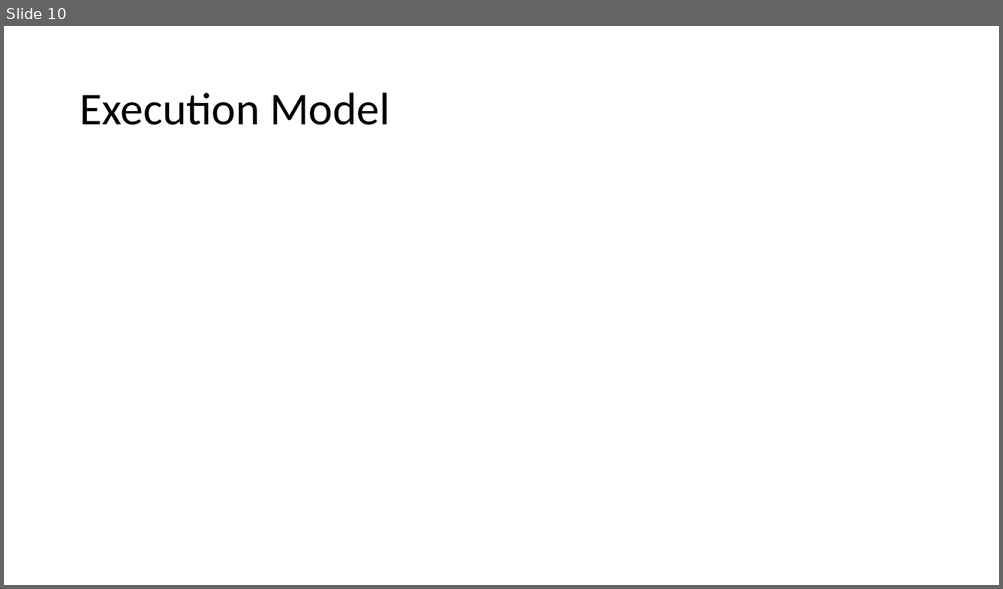
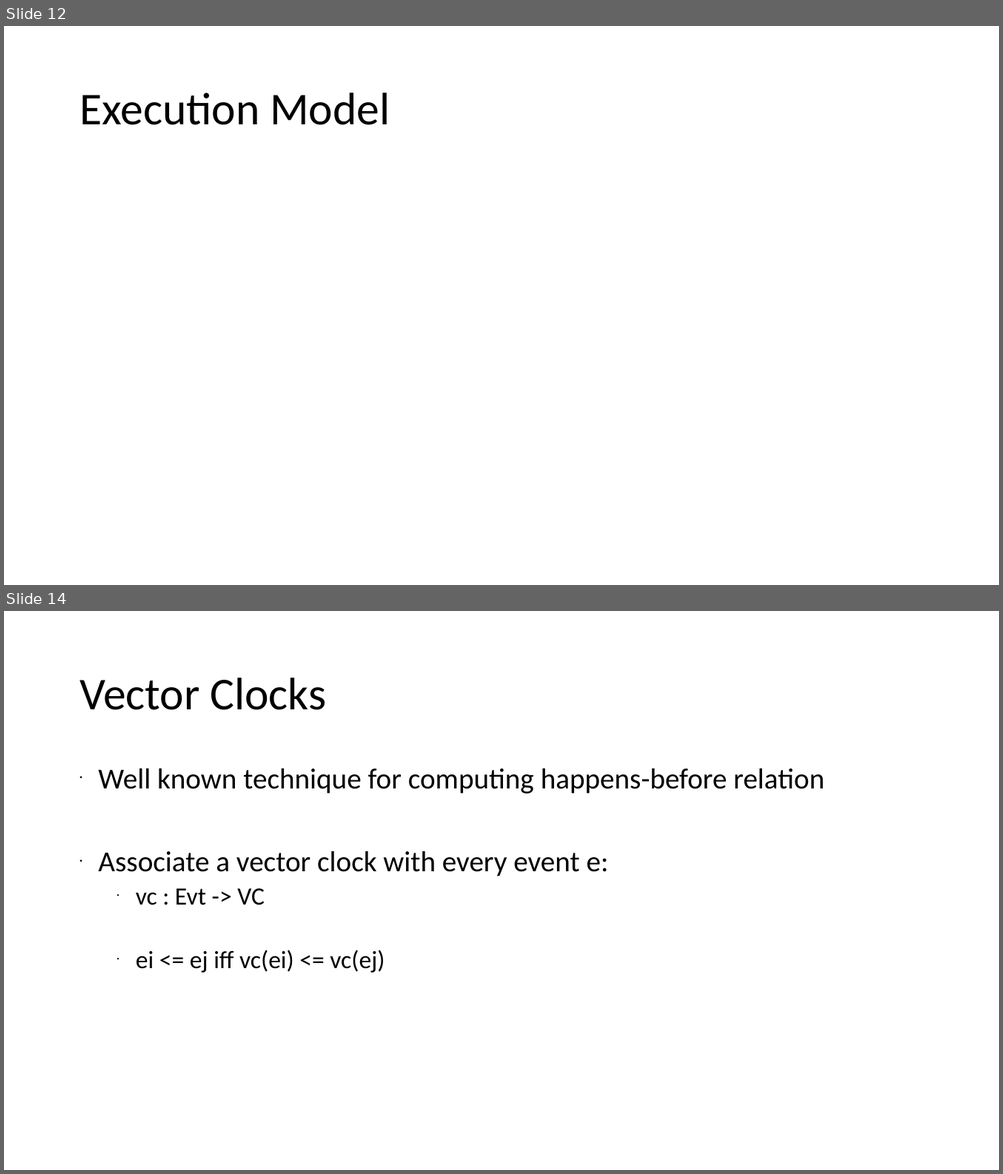
Before and after one commit to xiaohe27/Tasks, a slide deck: Slides/qual-presentation.ppt. Shown one above the other, each under a label of ours: slide 10 before the commit, slides 12 and 14 after it; the slides between them are not shown. The pictures are 1003x589 and 1003x1174 pixels, drawn with LibreOffice and Linux fonts; fonts in the diff are those of the drawing. Boxes give left, top, right and bottom in pixels: in the first picture for what was removed or moved away, otherwise in the second. Text is boxed around its words. In the diff, an @@ line names an element or a change of style, - is before the commit and + after.

```diff
--- a/Slides/qual-presentation.ppt
+++ b/Slides/qual-presentation.ppt
@@ slide 14 added at bbox=[4, 611, 999, 1170], background #FFFFFF @@
@@ title added at bbox=[79, 678, 327, 710], 44 pt, text #000000 @@
+Vector Clocks
@@ text added at bbox=[98, 768, 824, 973], 28 pt, text #000000 @@
+• Well known technique for computing happens-before relation
+• Associate a vector clock with every event e:
+  • vc : Evt -> VC
+  • ei <= ej iff vc(ei) <= vc(ej)
@@ what was slide 10 is now slide 12 @@
```
Also in this commit, not shown: 1 slide changed, 8 other slides added, 1 slide removed.
